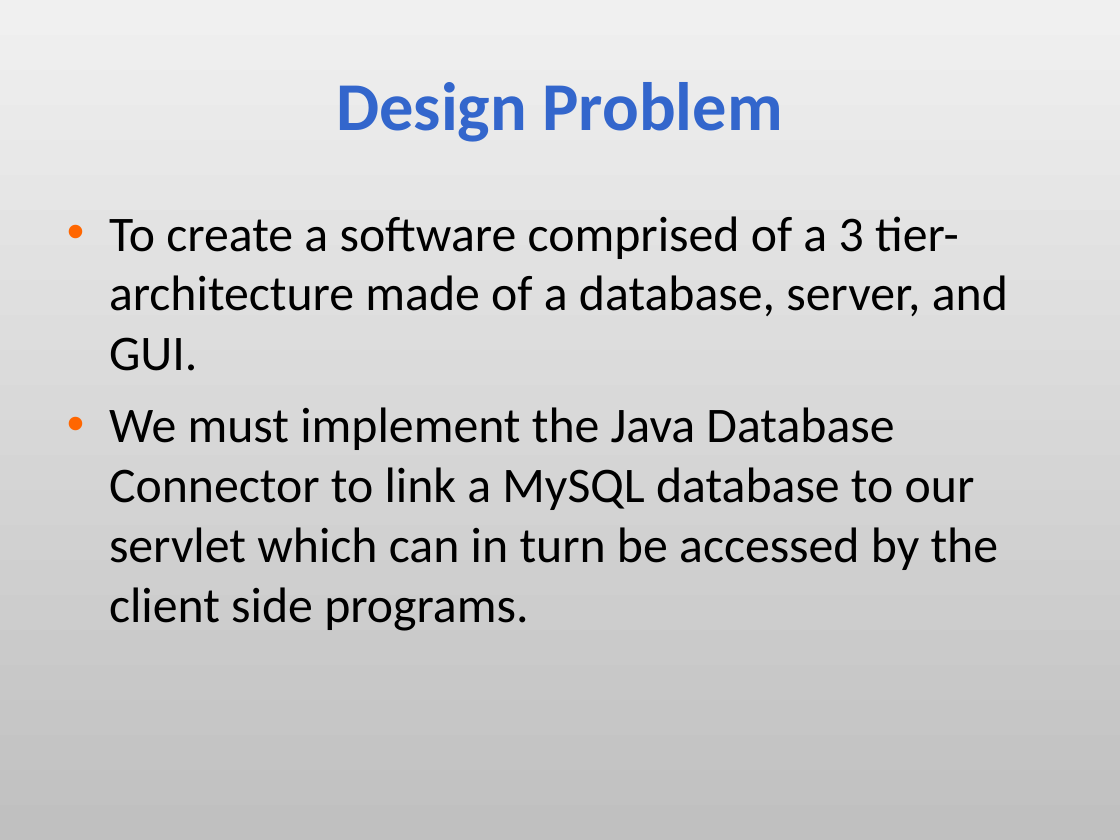
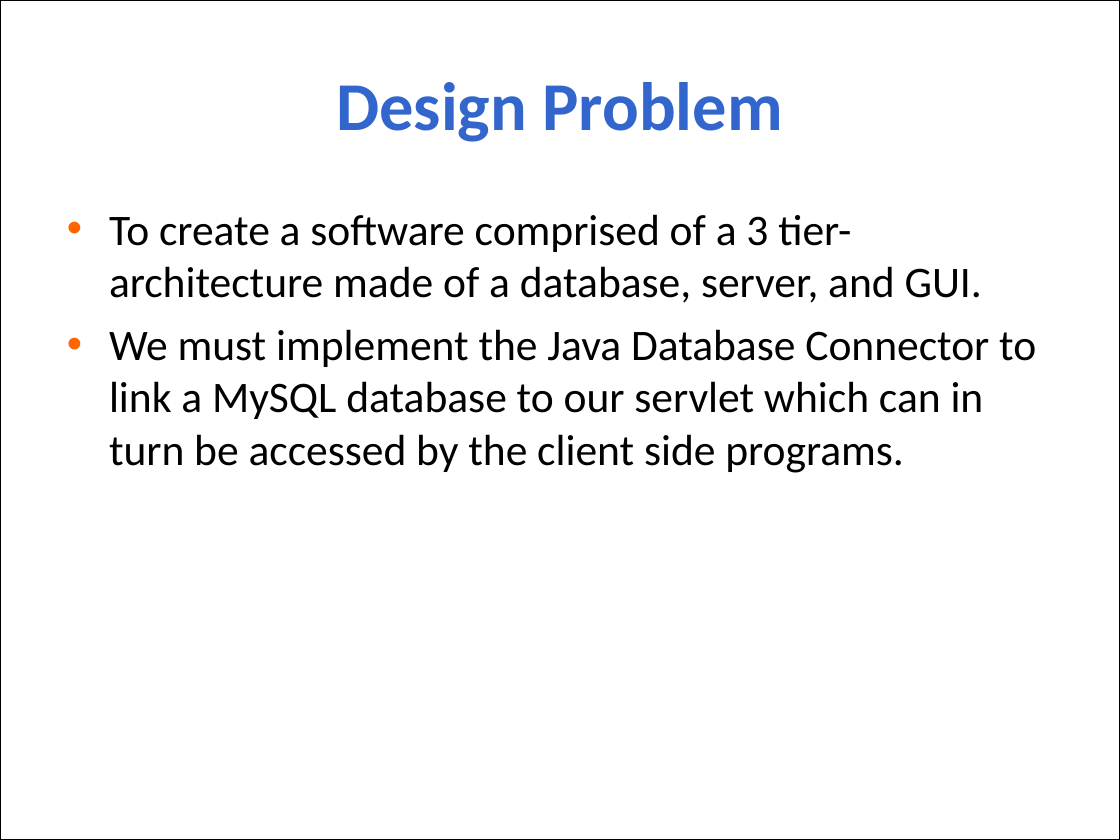
Before and after one commit to aajackson/Creepers, a slide deck: slide 2 of Documentation/MyFavs Presentation.ppt. Drawn at 1120x840 pixels with LibreOffice and Linux fonts; fonts in the diff are those of the drawing; background and template pictures are left out. Boxes give left, top, right and bottom in pixels: in the first picture for what was removed or moved away, otherwise in the second. Text is boxed around its words. In the diff, an @@ line names an element or a change of style, - is before the commit and + after.

Commit message:
Updated Powerpoint: Added theme & content

```diff
--- a/Documentation/MyFavs Presentation.ppt
+++ b/Documentation/MyFavs Presentation.ppt
@@ background gradient #F0F0F0 to #C0C0C0 to picture (left out) @@
@@ rectangle added at <box>0,0,1120,840</box>, fill #FFFFFF at 80% opacity, outline #000000 0.74 pt @@
@@ text "To create a software comprised ..." at <box>109,214,1036,473</box>: size 32 to 28 pt; less space between paragraphs @@
```
Also in this commit, not shown: 11 other slides changed, 2 slides added, 2 slides removed.
